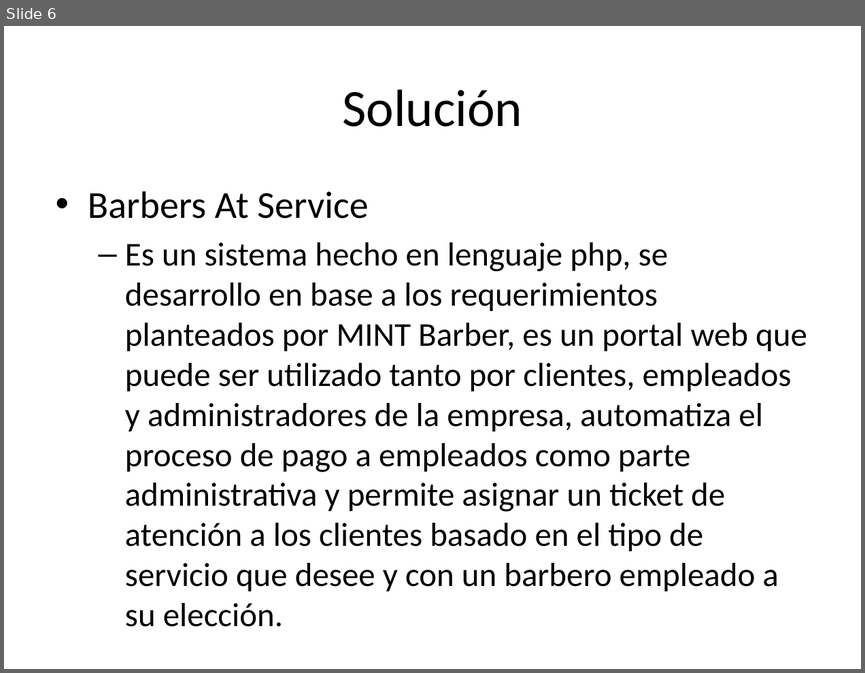
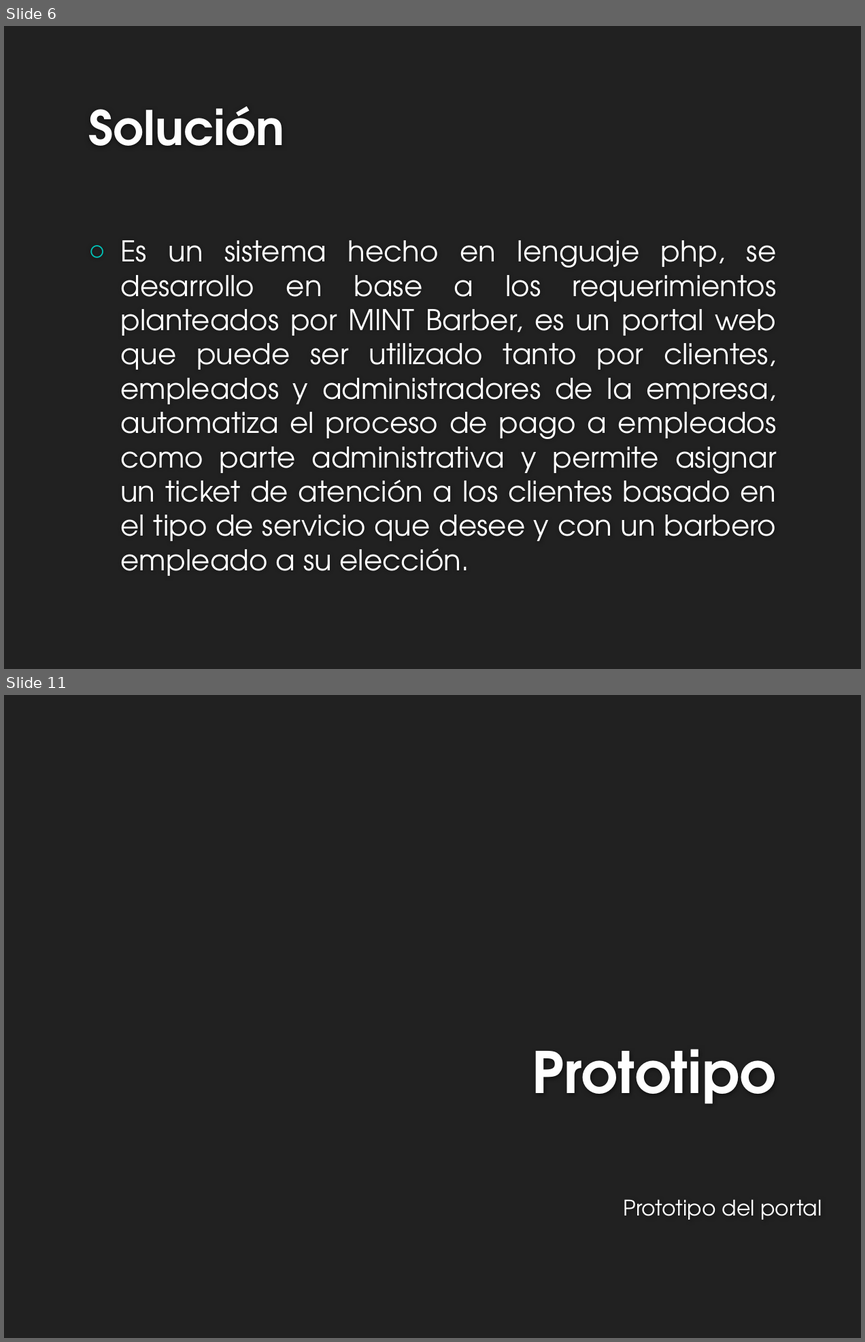
Before and after one commit to esalazarmasaya/BarbersAtService, a slide deck: Presentación Barbers at Service.pptx. Shown one above the other, each under a label of ours: slide 6 before the commit, slides 6 and 11 after it; the slides between them are not shown. The pictures are 865x673 and 865x1342 pixels, drawn with LibreOffice and Linux fonts; fonts in the diff are those of the drawing; background and template pictures are left out. Boxes give left, top, right and bottom in pixels: in the first picture for what was removed or moved away, otherwise in the second. Text is boxed around its words. In the diff, an @@ line names an element or a change of style, - is before the commit and + after.

Commit message:
Como va ;)

```diff
--- a/Presentación Barbers at Service.pptx
+++ b/Presentación Barbers at Service.pptx
@@ slide 11 added at (x1=4, y1=695, x2=861, y2=1338), background #212121 @@
@@ title added at (x1=532, y1=1049, x2=776, y2=1104), 48 pt, text #FEFEFE, bold @@
+Prototipo
@@ text added at (x1=623, y1=1199, x2=822, y2=1219), 18 pt, text #FFFFFF @@
+Prototipo del portal
@@ slide 6 changed as well @@
@@ background #FFFFFF to #212121 @@
@@ title "Solución" moved from (x1=342, y1=89, x2=522, y2=127) to (x1=88, y1=106, x2=284, y2=146) @@
@@ title "Solución" at (x1=88, y1=106, x2=284, y2=146): size 44 to 40 pt, font Calibri to TeX Gyre Adventor, text colour #000000 to #FEFEFE, bold on; alignment centre to left; vertical alignment middle to bottom @@
@@ text at (x1=88, y1=191, x2=368, y2=218): paragraph removed @@
-• Barbers At Service
@@ text "Es un sistema hecho en ..." moved from (x1=88, y1=191, x2=807, y2=591) to (x1=120, y1=240, x2=776, y2=575) @@
@@ text "Es un sistema hecho en ..." at (x1=120, y1=240, x2=776, y2=575): size 28 to 24 pt, font Calibri to TeX Gyre Adventor, text colour #000000 to #FFFFFF; alignment left to justified; bullet – to ○; list level 2 to 1 in "Es un sistema hecho en ..."; vertical alignment top to middle @@
```
Also in this commit, not shown: 5 other slides changed, 8 other slides added, 8 other files.
